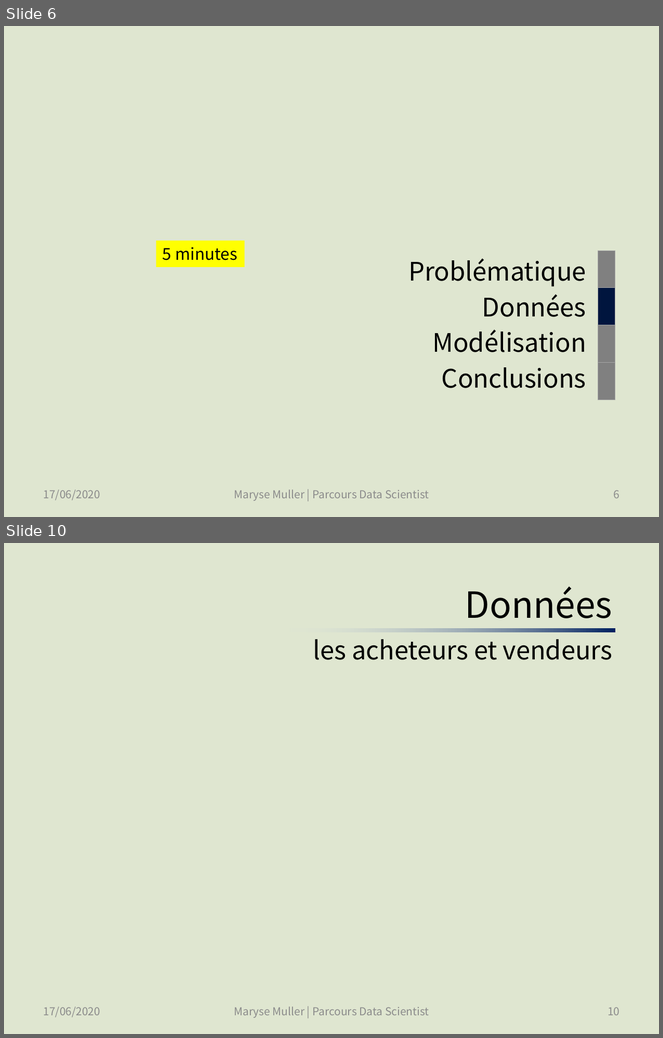
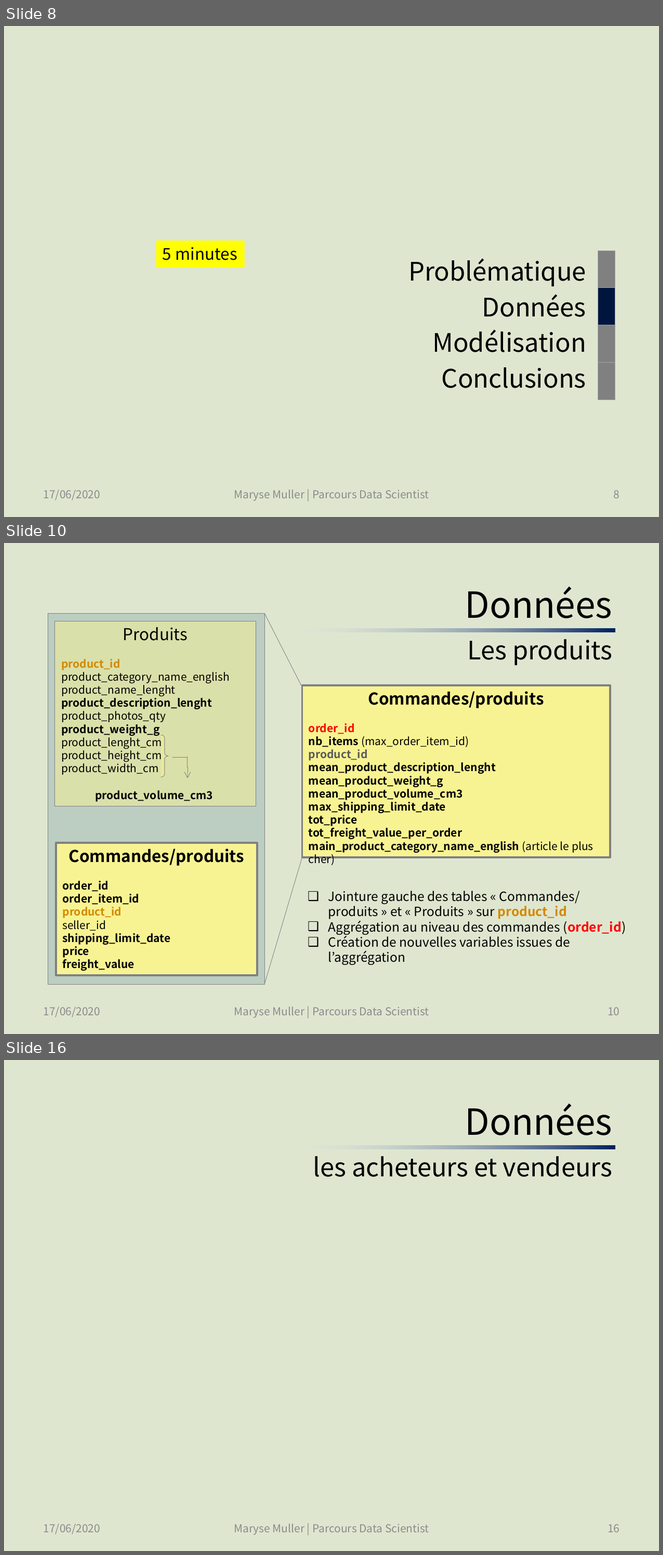
Before and after one commit to SmellyArmure/OC_DS_Project5, a slide deck: PRESENTATION/Projet5.pptx. Shown one above the other, each under a label of ours: slides 6 and 10 before the commit, slides 8, 10 and 16 after it; the slides between them are not shown. The pictures are 663x1038 and 663x1555 pixels, drawn with LibreOffice and Linux fonts; fonts in the diff are those of the drawing. Boxes give left, top, right and bottom in pixels: in the first picture for what was removed or moved away, otherwise in the second. Text is boxed around its words. In the diff, an @@ line names an element or a change of style, - is before the commit and + after.

Commit message:
Avancé dans la présentation : problématique, données (extraction)

```diff
--- a/PRESENTATION/Projet5.pptx
+++ b/PRESENTATION/Projet5.pptx
@@ slide 10 added at box(4, 543, 659, 1034), background #DFE6D0 @@
@@ title added at box(465, 587, 612, 665), 27.9 pt, text #000000 @@
+Données
+Les produits
@@ rectangle added at box(48, 613, 265, 984), fill #BCCDC1, outline #808080 0.5 pt @@
@@ line added from (265, 613) to (301, 686), #808080 0.5 pt @@
@@ rectangle added at box(278, 629, 616, 632), fill gradient #002060 to #E6EDF0 @@
@@ rectangle added at box(302, 686, 610, 858), fill #F8F392, outline #808080 2.25 pt, 12 pt, text #000000, bold @@
+Commandes/produits
+order_id
+nb_items (max_order_item_id)
+product_id
+mean_product_description_lenght
+mean_product_weight_g
+mean_product_volume_cm3
+max_shipping_limit_date
+tot_price
+tot_freight_value_per_order
+main_product_category_name_english (article le plus cher)
@@ group added at box(55, 621, 256, 807): 1 rectangle, 1 elbow arrow, 1 line, 1 right brace, 1 text @@
+Produits
+product_id
+product_category_name_english
+product_name_lenght
+product_description_lenght
+product_photos_qty
+product_weight_g
+product_lenght_cm
+product_height_cm
+product_width_cm
+product_volume_cm3
@@ rectangle added at box(57, 843, 258, 976), fill #F8F392, outline #808080 2.25 pt, 12 pt, text #000000, bold @@
+Commandes/produits
+order_id
+order_item_id
+product_id
+seller_id
+shipping_limit_date
+price
+freight_value
@@ line added from (265, 984) to (302, 858), #808080 0.5 pt @@
@@ text added at box(328, 891, 626, 965), 14 pt, text #000000 @@
+❑ Jointure gauche des tables « Commandes/ produits » et « Produits » sur product_id
+❑ Aggrégation au niveau des commandes (order_id)
+❑ Création de nouvelles variables issues de l’aggrégation
@@ text added at box(44, 1007, 101, 1018), 12 pt, text #8C8C8C @@
+17/06/2020
@@ text added at box(234, 1007, 429, 1018), 12 pt, text #8C8C8C @@
+Maryse Muller | Parcours Data Scientist
@@ page number added at box(608, 1007, 620, 1016), 12 pt, text #8C8C8C @@
+10
@@ what was slide 6 is now slide 8 @@
@@ page number at box(614, 490, 620, 499): text changed @@
-6
+8
@@ what was slide 10 is now slide 16 @@
@@ page number at box(608, 1524, 620, 1533): text changed @@
-10
+16
```
Also in this commit, not shown: 11 slides changed, 12 other slides added, 3 other files.
